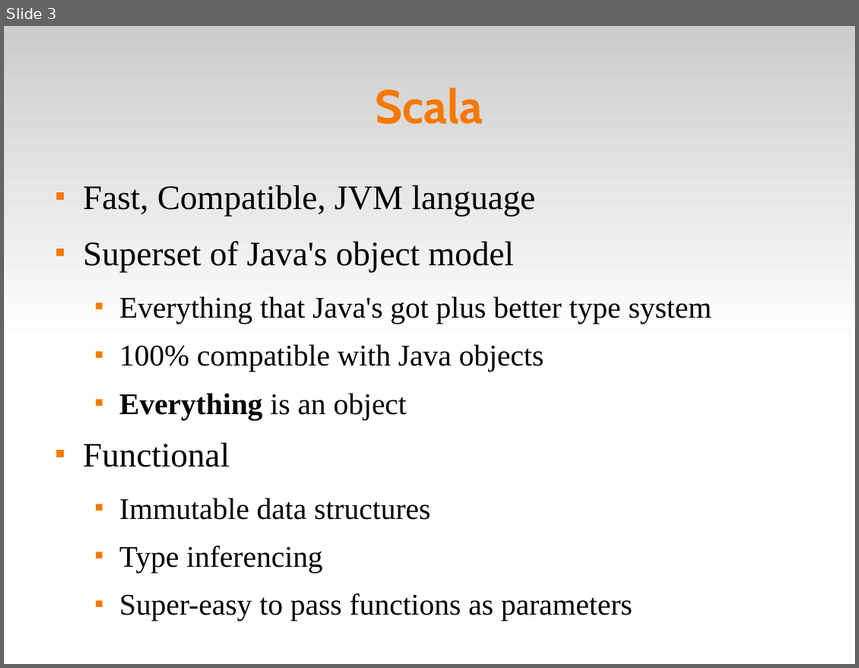
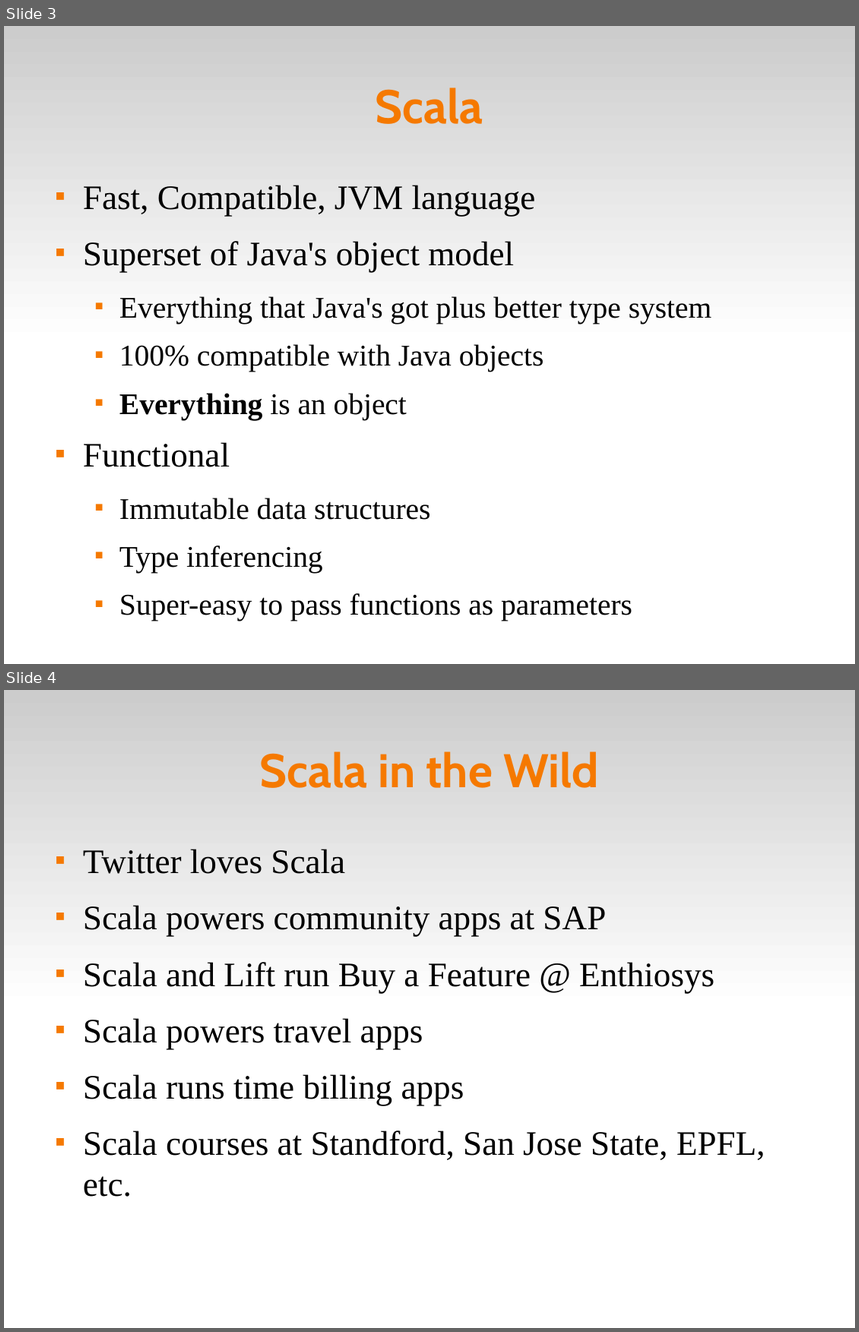
Before and after one commit to dpp/lift-samples, a slide deck: presentations/2008_dpp_SVCodeCamp/Scala Tips and Tricks.odp. Shown one above the other, each under a label of ours: slide 3 before the commit, slides 3 and 4 after it. The pictures are 859x668 and 859x1332 pixels, drawn with LibreOffice and Linux fonts; fonts in the diff are those of the drawing; background and template pictures are left out. Boxes give left, top, right and bottom in pixels: in the first picture for what was removed or moved away, otherwise in the second. Text is boxed around its words. In the diff, an @@ line names an element or a change of style, - is before the commit and + after.

```diff
--- a/presentations/2008_dpp_SVCodeCamp/Scala Tips and Tricks.odp
+++ b/presentations/2008_dpp_SVCodeCamp/Scala Tips and Tricks.odp
@@ slide 4 added at box(4, 690, 855, 1328), background #FFFFFF; not listed: 1 template element that a slide beside it also shows @@
@@ title added at box(259, 752, 599, 788), 44 pt, text #F57900, bold @@
+Scala in the Wild
@@ text added at box(83, 849, 766, 1197), 32 pt, text #000000 @@
+■ Twitter loves Scala
+■ Scala powers community apps at SAP
+■ Scala and Lift run Buy a Feature @ Enthiosys
+■ Scala powers travel apps
+■ Scala runs time billing apps
+■ Scala courses at Standford, San Jose State, EPFL, etc.
```
Also in this commit, not shown: 2 other slides added, 11 slides removed.
